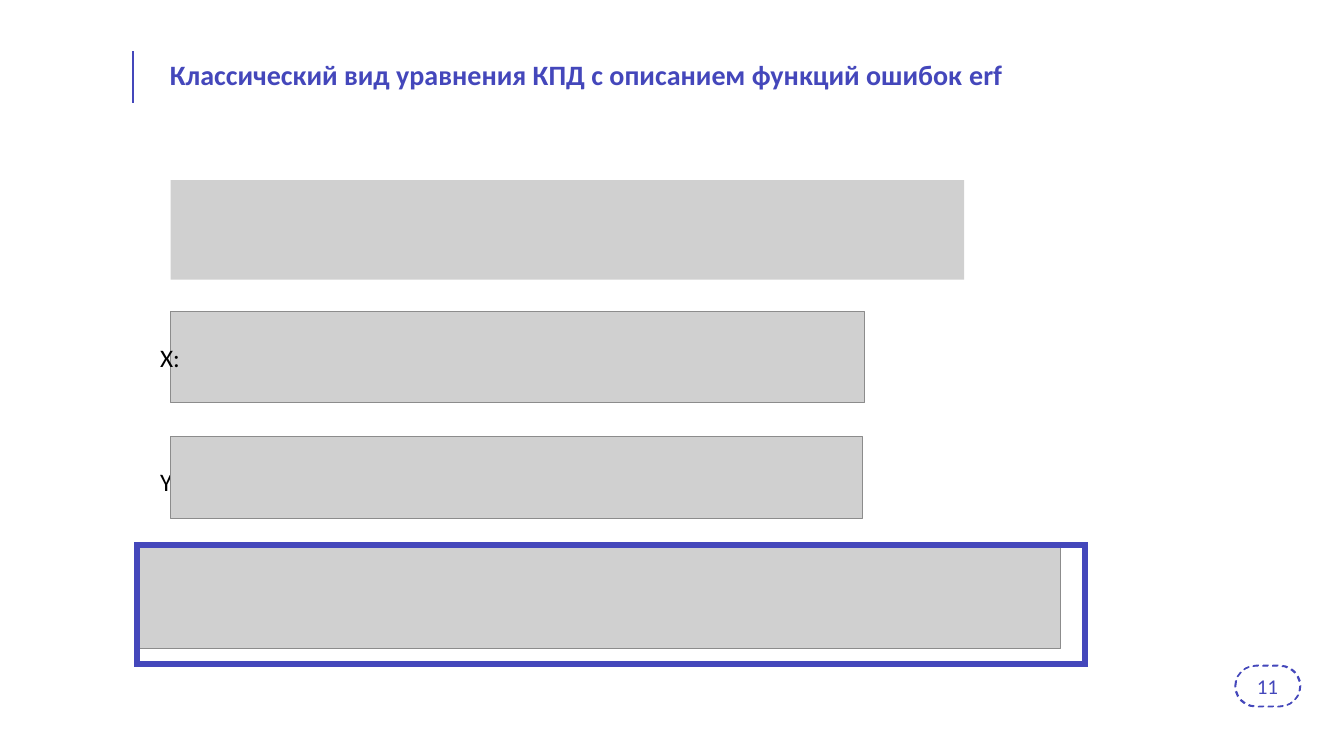
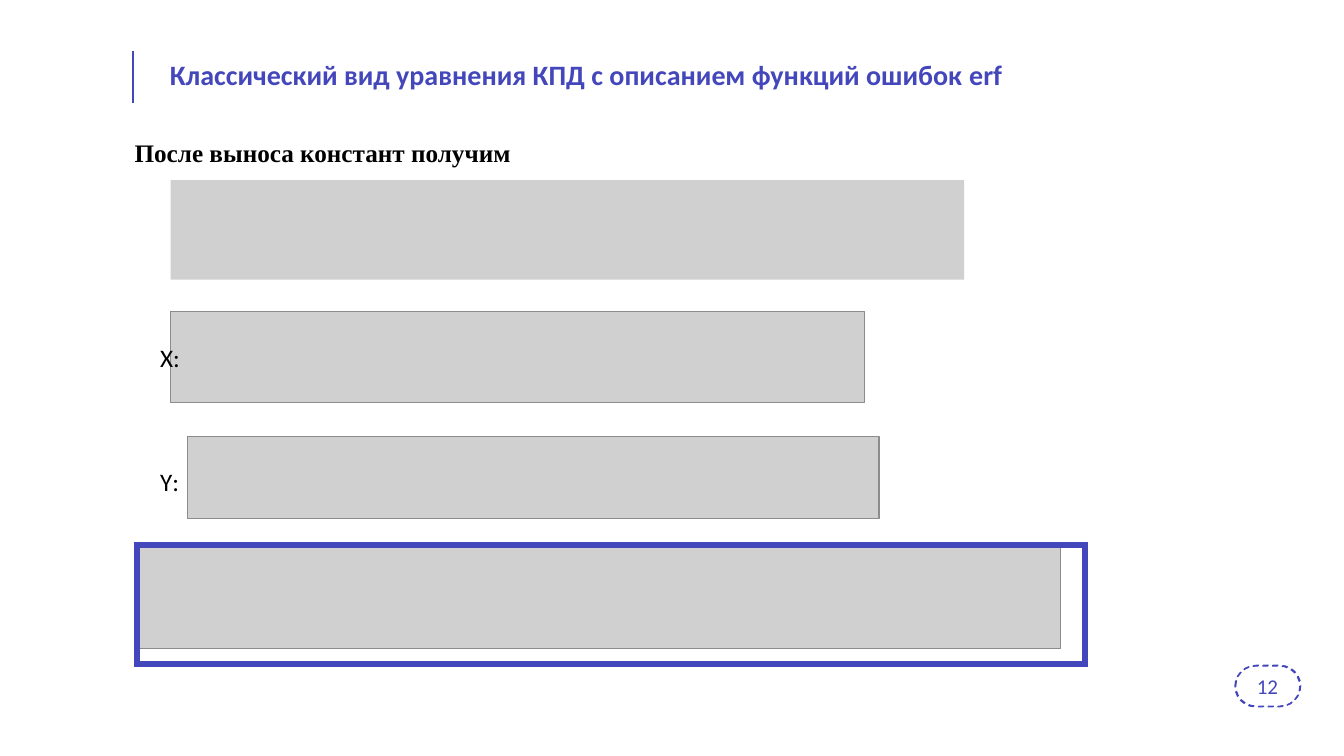
Before and after one commit to PytAZU/Diss, a slide deck: slide 12 of Шаблон_презентации_для_защит_ПИШ.pptx (slide 11 before the commit). Drawn at 1344x756 pixels with LibreOffice and Linux fonts; fonts in the diff are those of the drawing; grey boxes stand for pictures; background and template pictures are left out. Boxes give left, top, right and bottom in pixels: in the first picture for what was removed or moved away, otherwise in the second. Text is boxed around its words. In the diff, an @@ line names an element or a change of style, - is before the commit and + after.

```diff
--- a/Шаблон_презентации_для_защит_ПИШ.pptx
+++ b/Шаблон_презентации_для_защит_ПИШ.pptx
@@ text added at bbox=[135, 145, 510, 168], 18 pt, text #000000, bold @@
+После выноса констант получим
@@ picture: place and size @@
-picture at bbox=[170, 437, 863, 518]
+picture at bbox=[188, 437, 880, 518]
@@ text at bbox=[1257, 680, 1278, 694]: text changed @@
-11
+12
```
Also in this commit, not shown: 16 other slides changed, 2 slides added, 1 slide removed, 22 other files.
